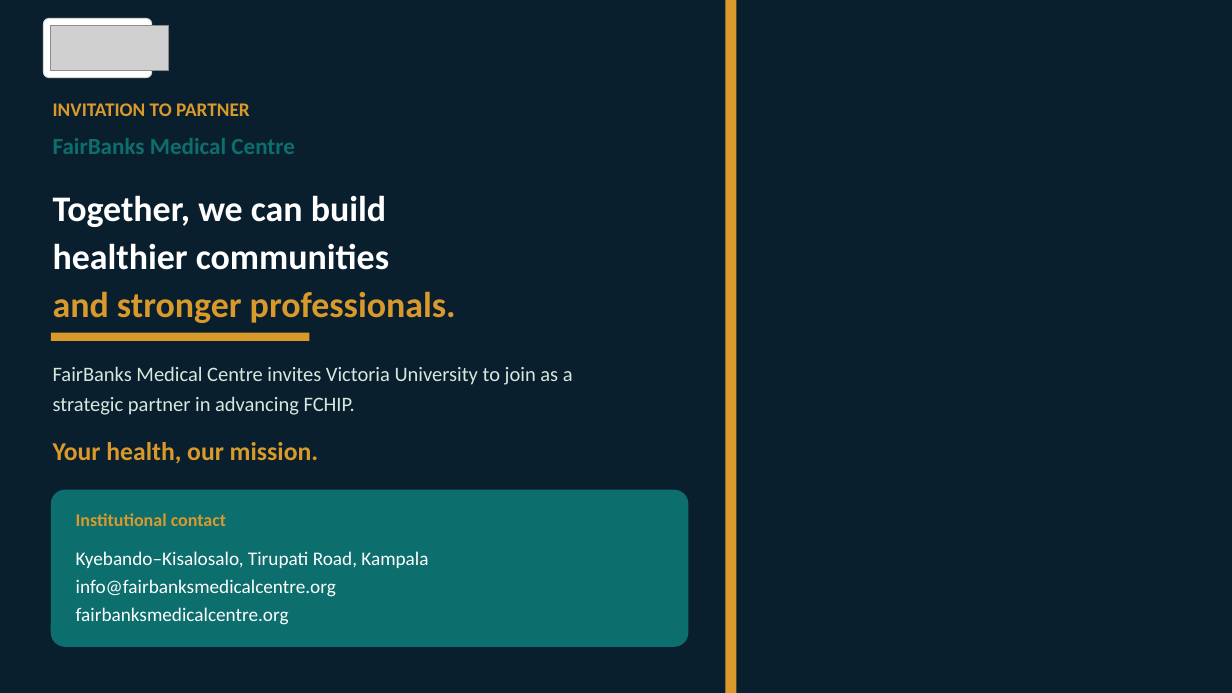
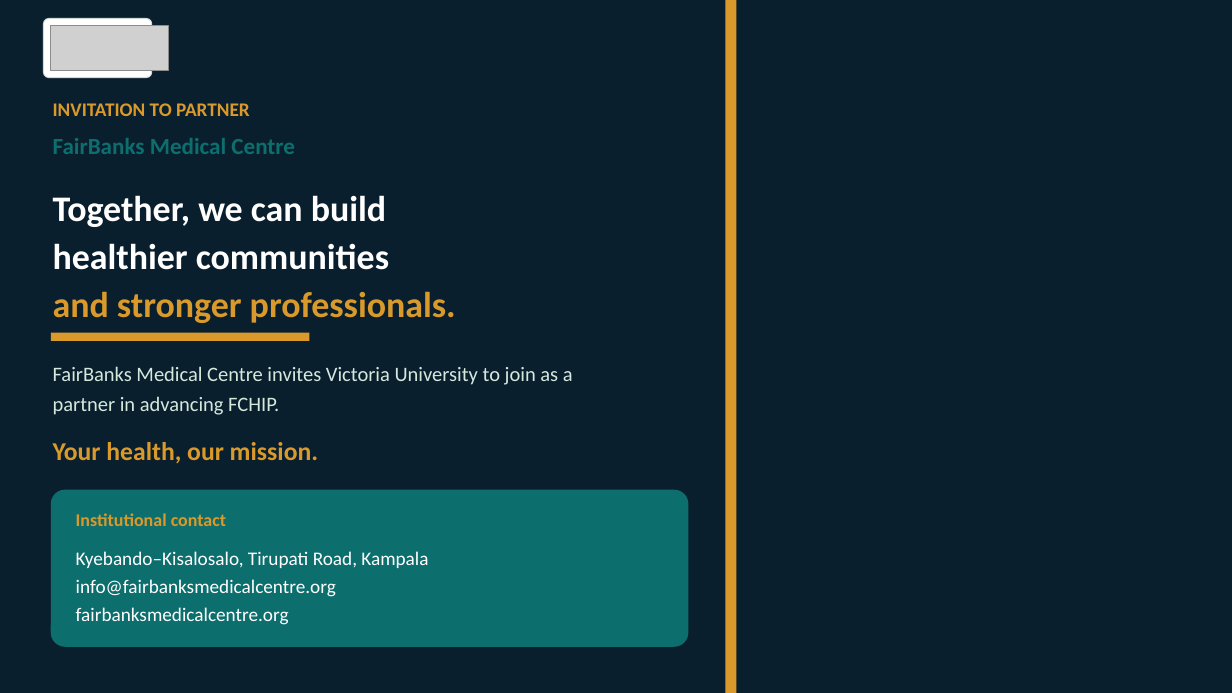
Before and after one commit to WASSWA2624/fairbanks, a slide deck: slide 17 of victoria/documents/victoria_ppt.pptx. Drawn at 1232x693 pixels with LibreOffice and Linux fonts; fonts in the diff are those of the drawing; grey boxes stand for pictures; background and template pictures are left out; a plain dark background stands for a picture behind light text. Boxes give left, top, right and bottom in pixels: in the first picture for what was removed or moved away, otherwise in the second. Text is boxed around its words. In the diff, an @@ line names an element or a change of style, - is before the commit and + after.

Commit message:
Update Victoria University partnership proposal script and PowerPoint presentation. Revised text to reflect a shift from "strategic" to "partnership" terminology, enhancing clarity and focus. Adjusted content in multiple sections to emphasize collaboration and partnership aspects, improving overall messaging consistency.

```diff
--- a/victoria/documents/victoria_ppt.pptx
+++ b/victoria/documents/victoria_ppt.pptx
@@ text at (x1=53, y1=396, x2=279, y2=415): text changed @@
-strategic partner in advancing FCHIP.
+partner in advancing FCHIP.
```
Also in this commit, not shown: 4 other slides changed, 1 other file.
